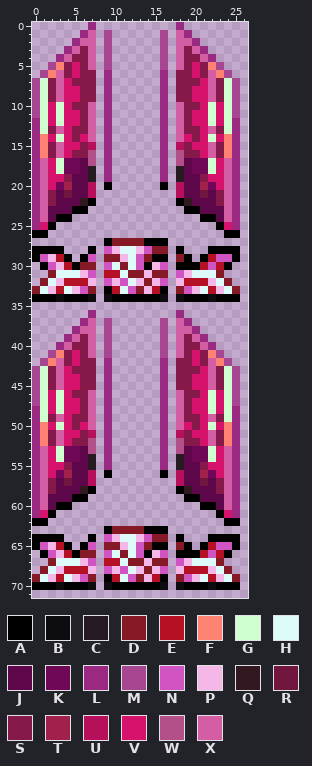
A sprite sheet gets an edit: Tiles/Furniture/GodPedestal.png. The picture above is the old version.
The file is 54x144 pixels, drawn in blocks of 2x2; one block is one cell here.
Palette (. is transparent): A #000000  B #0d0d11  C #261b23  D #851926  E #b61024  F #fe8272  G #cfffcf  H #ddfbf9  J #5d074a  K #6e0857  L #9a2981  M #a74691  N #d055c3  P #f5b6e8  Q #341821  R #71163f  S #85194a  T #a0214c  U #b6105b  V #d7126c  W #b3508a  X #d45ea3
New version:
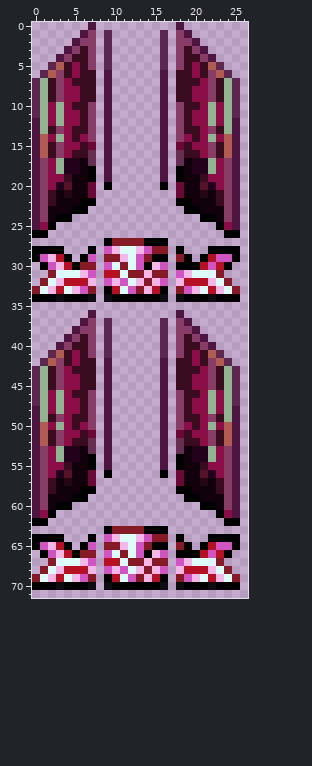
Difference:
colour F: #fe8272 -> #b25b50
colour G: #cfffcf -> #91b391
colour J: #5d074a -> #10010d
colour K: #6e0857 -> #22021a
colour L: #9a2981 -> #4e1541
colour M: #a74691 -> #5b264f
colour R: #71163f -> #250714
colour S: #85194a -> #390b1f
colour T: #a0214c -> #541128
colour U: #b6105b -> #6a0935
colour V: #d7126c -> #8b0c46
colour W: #b3508a -> #662e4f
colour X: #d45ea3 -> #883c68
Changed rows in their new state; - is a pixel that keeps its letter.
first column x 6:
18 -A----------A-
19 -A----------A-
22 A------------A
first column x 6:
54 -A----------A-
55 -A----------A-
58 A------------A
